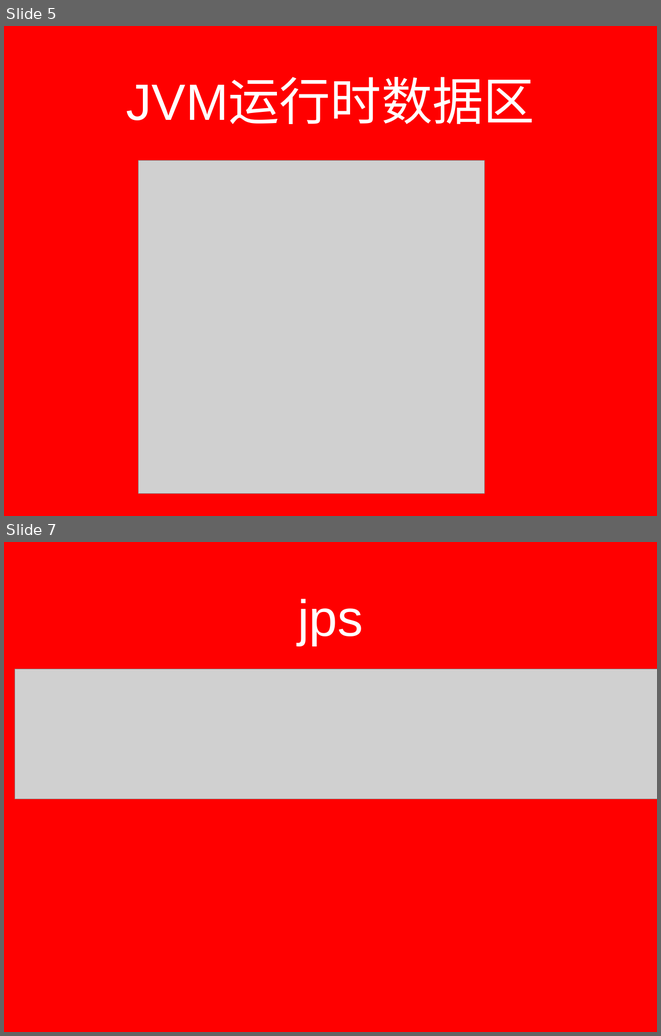
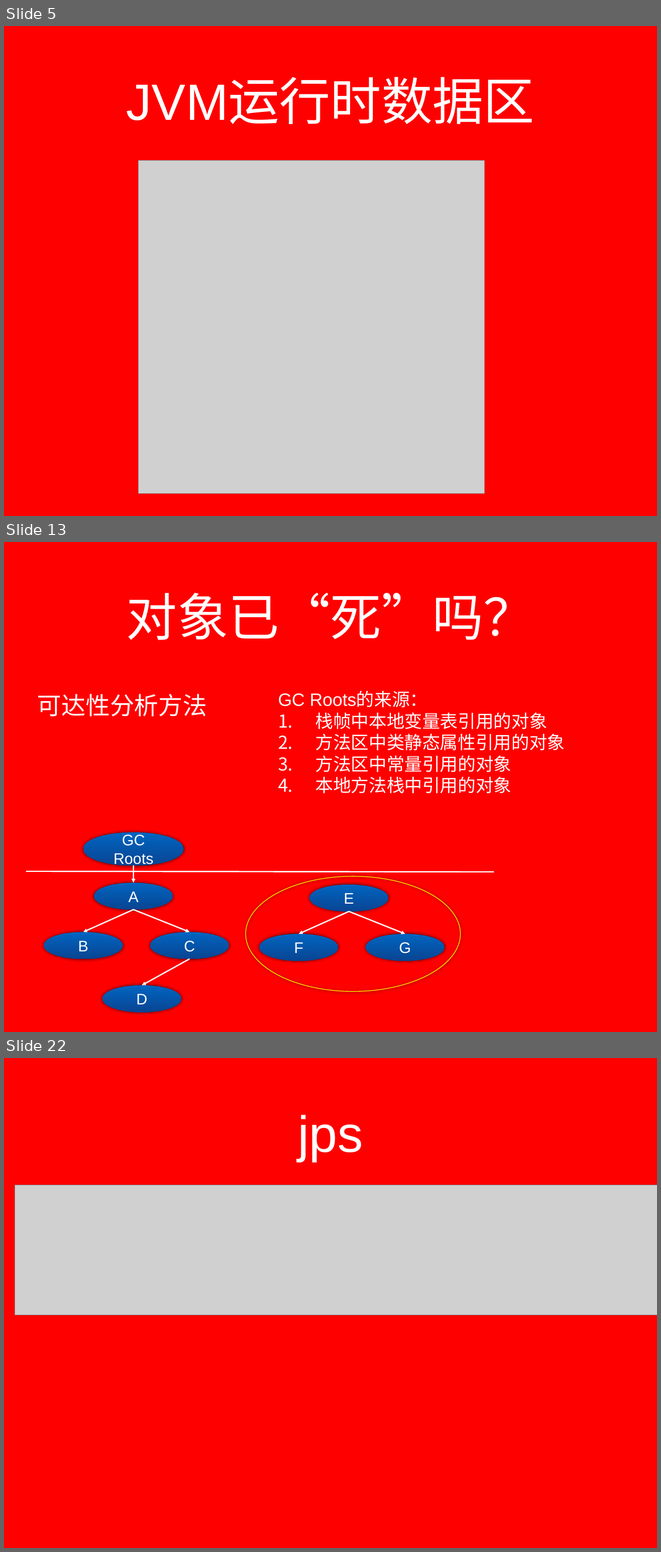
Before and after one commit to lxyangfan/lxyangfan, a slide deck: source/_drafts/jvm.pptx. Shown one above the other, each under a label of ours: slides 5 and 7 before the commit, slides 5, 13 and 22 after it; the slides between them are not shown. The pictures are 661x1036 and 661x1552 pixels, drawn with LibreOffice and Linux fonts; fonts in the diff are those of the drawing; grey boxes stand for pictures; background and template pictures are left out. Boxes give left, top, right and bottom in pixels: in the first picture for what was removed or moved away, otherwise in the second. Text is boxed around its words. In the diff, an @@ line names an element or a change of style, - is before the commit and + after.

```diff
--- a/source/_drafts/jvm.pptx
+++ b/source/_drafts/jvm.pptx
@@ slide 13 added at box(4, 542, 657, 1032), background picture (left out) @@
@@ title added at box(126, 592, 535, 640), 80 pt, text #FFFFFF @@
+对象已“死”吗？
@@ text added at box(37, 694, 207, 716), 38 pt, text #FFFFFF @@
+可达性分析方法
@@ text added at box(278, 691, 565, 793), 28 pt, text #FFFFFF @@
+GC Roots的来源：
+1. 栈帧中本地变量表引用的对象
+2. 方法区中类静态属性引用的对象
+3. 方法区中常量引用的对象
+4. 本地方法栈中引用的对象
@@ group added at box(26, 832, 494, 1012): 9 ellipses, 6 arrows, 1 line @@
+GC Roots
+A
+B
+C
+D
+E
+F
+G
@@ what was slide 7 is now slide 22 @@
```
Also in this commit, not shown: 1 slide changed, 14 other slides added.
